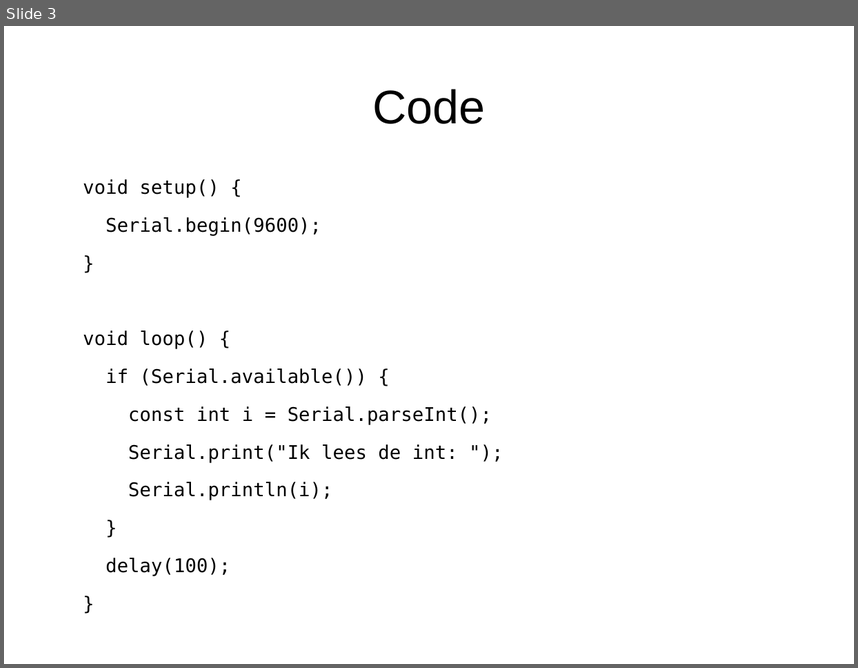
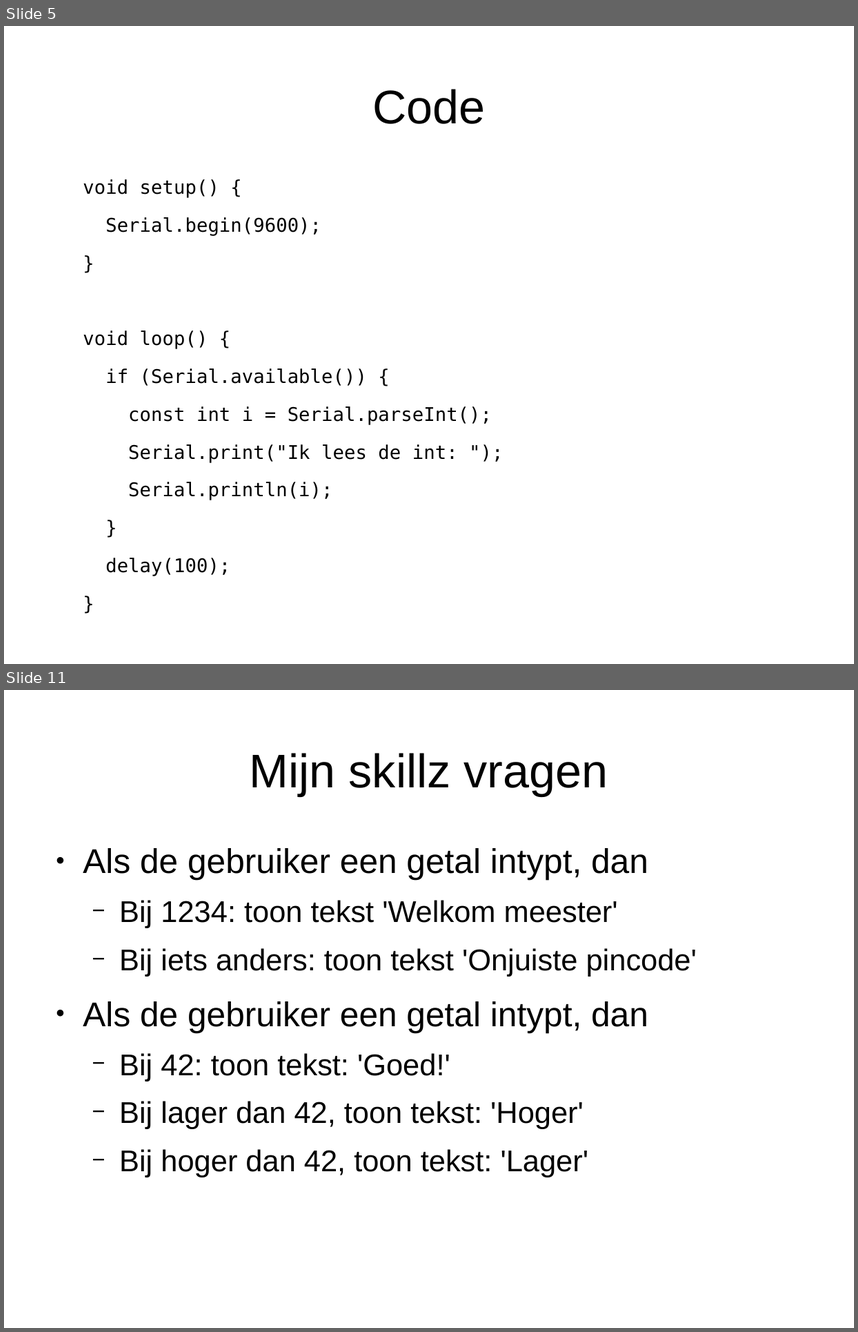
Before and after one commit to djog/arduino_cursus, a slide deck: Presentaties/Programmeren1.odp. Shown one above the other, each under a label of ours: slide 3 before the commit, slides 5 and 11 after it; the slides between them are not shown. The pictures are 858x668 and 858x1332 pixels, drawn with LibreOffice and Linux fonts; fonts in the diff are those of the drawing; background and template pictures are left out. Boxes give left, top, right and bottom in pixels: in the first picture for what was removed or moved away, otherwise in the second. Text is boxed around its words. In the diff, an @@ line names an element or a change of style, - is before the commit and + after.

```diff
--- a/Presentaties/Programmeren1.odp
+++ b/Presentaties/Programmeren1.odp
@@ slide 11 added at [4,690,854,1328], background #FFFFFF @@
@@ title added at [250,753,608,796], 44 pt, text #000000 @@
+Mijn skillz vragen
@@ text added at [83,848,697,1177], 28 pt, text #000000 @@
+● Als de gebruiker een getal intypt, dan
+  − Bij 1234: toon tekst 'Welkom meester'
+  − Bij iets anders: toon tekst 'Onjuiste pincode'
+● Als de gebruiker een getal intypt, dan
+  − Bij 42: toon tekst: 'Goed!'
+  − Bij lager dan 42, toon tekst: 'Hoger'
+  − Bij hoger dan 42, toon tekst: 'Lager'
@@ what was slide 3 is now slide 5 @@
```
Also in this commit, not shown: 2 slides changed, 6 other slides added, 1 slide removed, 6 other files.
